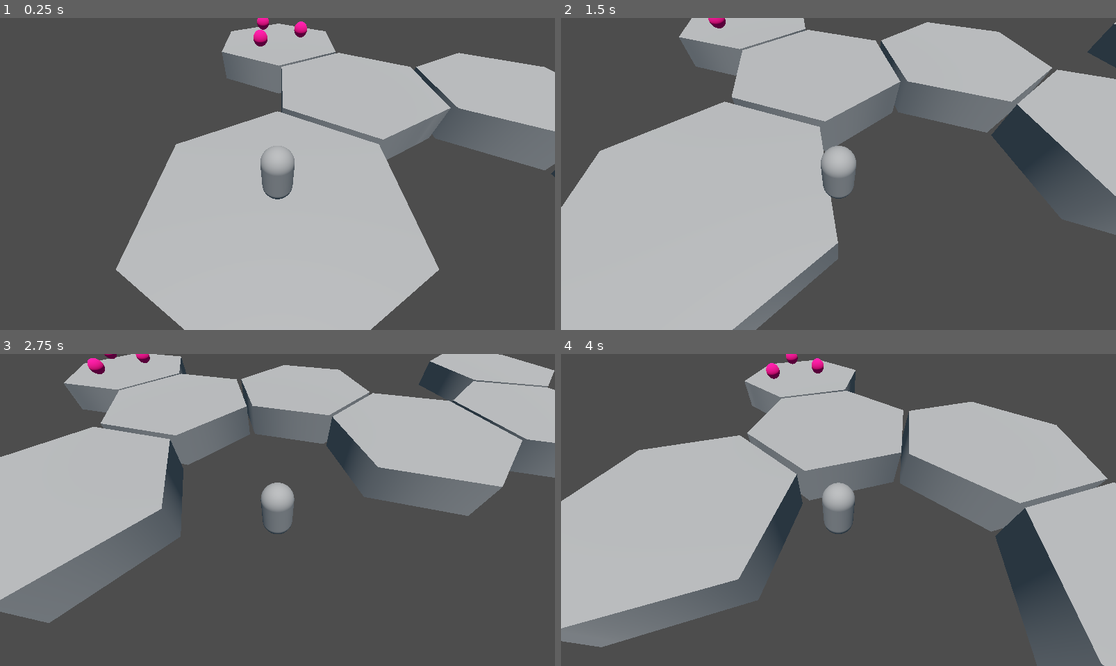
Above: before the commit, frames 1-4 (two rows, left to right).
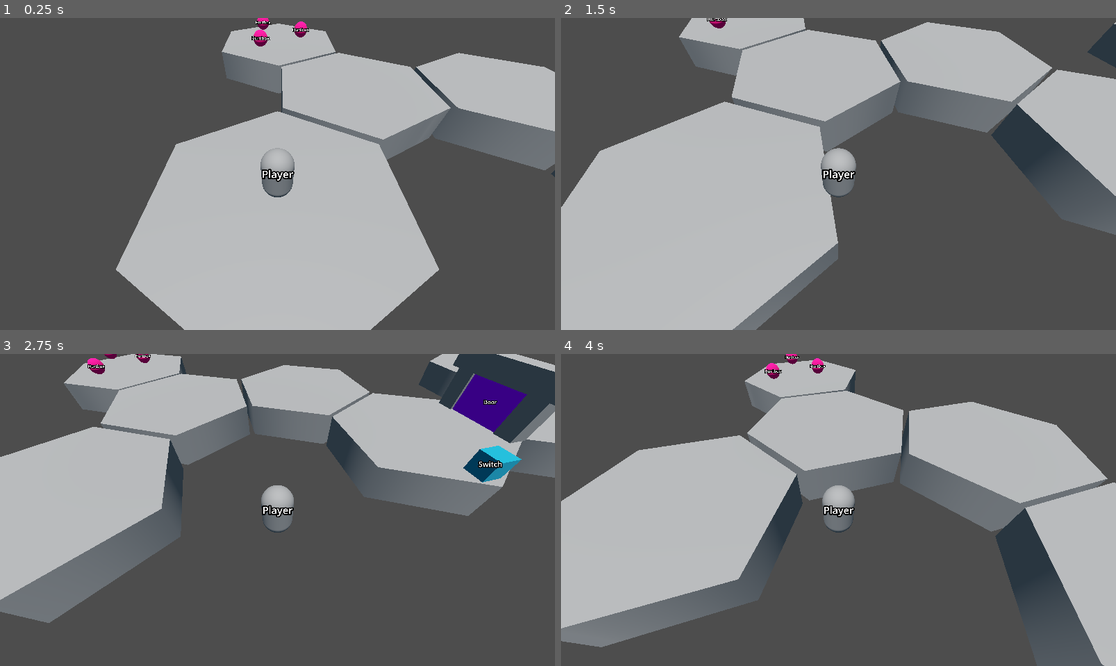
Above: after the commit, the same moments.

Repository: Acagamics/Acagame
Game: Godot game, scene res://scenes/game.tscn
The game is run twice, just before and just after one commit, with the same random seed, the same clock (stepped at 60 frames per second) and the same inputs.
Inputs:
- Up to frame 1 (0.25 s): no input
- Up to frame 2 (1.5 s): hold D (move_right) 0.53-1.28 s; hold S (move_down) from 1.28 s (still down)
- Up to frame 3 (2.75 s): release S (move_down) at 2.03 s; hold D (move_right) from 2.03 s (still down)
- Up to frame 4 (4 s): release D (move_right) at 2.78 s; hold W (move_up) 2.78-3.53 s; hold A (move_left) from 3.53 s (still down)

The runs differ from the first frame. In frame 1, 0.3% of the frame differs, in the area x 45-56%, y 0-59%; in frame 2, 0.3%; in frame 3, 5.3%, in the area x 15-100%, y 0-58%; in frame 4, 0.3%.

Commit message:
added door

Diff:
--- /dev/null
+++ b/code/door.gd
@@ -0,0 +1,4 @@
+extends Node3D
+
+func open():
+	$AnimationPlayer.play("open")
--- /dev/null
+++ b/code/switch.gd
@@ -0,0 +1,9 @@
+extends Area3D
+
+signal activate
+
+func _ready() -> void:
+	body_entered.connect(on_body_entered)
+
+func on_body_entered(body: Node3D):
+	activate.emit()
--- /dev/null
+++ b/scenes/debug_label.tscn
@@ -0,0 +1,9 @@
+[gd_scene format=3 uid="uid://bxkww14xjpfa6"]
+
+[node name="DebugLabel" type="Label3D"]
+transform = Transform3D(1, 0, 0, 0, 0.724858, 0.688899, 0, -0.688899, 0.724858, 0, 0, 0)
+billboard = 1
+no_depth_test = true
+text = "Player"
+font_size = 64
+outline_size = 32
--- /dev/null
+++ b/scenes/door.tscn
@@ -0,0 +1,86 @@
+[gd_scene load_steps=10 format=3 uid="uid://2syfxc5y7iaw"]
+
+[ext_resource type="Script" path="res://code/door.gd" id="1_t7c6s"]
+[ext_resource type="PackedScene" uid="uid://bxkww14xjpfa6" path="res://scenes/debug_label.tscn" id="2_ovscp"]
+
+[sub_resource type="StandardMaterial3D" id="StandardMaterial3D_ppchb"]
+albedo_color = Color(0.686275, 0.00392157, 0.992157, 1)
+
+[sub_resource type="BoxMesh" id="BoxMesh_vo6f6"]
+
+[sub_resource type="BoxShape3D" id="BoxShape3D_h0jn8"]
+size = Vector3(3.1, 2, 0.7)
+
+[sub_resource type="BoxMesh" id="BoxMesh_22rou"]
+
+[sub_resource type="ConcavePolygonShape3D" id="ConcavePolygonShape3D_wiqey"]
+data = PackedVector3Array(-0.5, 0.5, 0.5, 0.5, 0.5, 0.5, -0.5, -0.5, 0.5, 0.5, 0.5, 0.5, 0.5, -0.5, 0.5, -0.5, -0.5, 0.5, 0.5, 0.5, -0.5, -0.5, 0.5, -0.5, 0.5, -0.5, -0.5, -0.5, 0.5, -0.5, -0.5, -0.5, -0.5, 0.5, -0.5, -0.5, 0.5, 0.5, 0.5, 0.5, 0.5, -0.5, 0.5, -0.5, 0.5, 0.5, 0.5, -0.5, 0.5, -0.5, -0.5, 0.5, -0.5, 0.5, -0.5, 0.5, -0.5, -0.5, 0.5, 0.5, -0.5, -0.5, -0.5, -0.5, 0.5, 0.5, -0.5, -0.5, 0.5, -0.5, -0.5, -0.5, 0.5, 0.5, 0.5, -0.5, 0.5, 0.5, 0.5, 0.5, -0.5, -0.5, 0.5, 0.5, -0.5, 0.5, -0.5, 0.5, 0.5, -0.5, -0.5, -0.5, 0.5, 0.5, -0.5, 0.5, -0.5, -0.5, -0.5, 0.5, -0.5, 0.5, 0.5, -0.5, -0.5, -0.5, -0.5, -0.5)
+
+[sub_resource type="Animation" id="Animation_4m0bu"]
+resource_name = "open"
+tracks/0/type = "position_3d"
+tracks/0/imported = false
+tracks/0/enabled = true
+tracks/0/path = NodePath("Blockage")
+tracks/0/interp = 1
+tracks/0/loop_wrap = true
+tracks/0/keys = PackedFloat32Array(0, 1, 0, 1, 0, 1, 1, 0, 3, 0)
+
+[sub_resource type="AnimationLibrary" id="AnimationLibrary_ar1g8"]
+_data = {
+"open": SubResource("Animation_4m0bu")
+}
+
+[node name="Door" type="Node3D"]
+script = ExtResource("1_t7c6s")
+
+[node name="Blockage" type="RigidBody3D" parent="."]
+transform = Transform3D(1, 0, 0, 0, 1, 0, 0, 0, 1, 0, 1, 0)
+freeze = true
+freeze_mode = 1
+
+[node name="MeshInstance3D" type="MeshInstance3D" parent="Blockage"]
+transform = Transform3D(3.1, 0, 0, 0, 2, 0, 0, 0, 0.7, 0, 0, 0)
+material_override = SubResource("StandardMaterial3D_ppchb")
+mesh = SubResource("BoxMesh_vo6f6")
+skeleton = NodePath("../..")
+
+[node name="CollisionShape3D" type="CollisionShape3D" parent="Blockage"]
+shape = SubResource("BoxShape3D_h0jn8")
+
+[node name="DebugLabel" parent="Blockage" instance=ExtResource("2_ovscp")]
+text = "Door"
+
+[node name="Visuals" type="Node3D" parent="."]
+
+[node name="MeshInstance3D" type="MeshInstance3D" parent="Visuals"]
+transform = Transform3D(1, 0, 0, 0, 2, 0, 0, 0, 1, -2, 1, 0)
+mesh = SubResource("BoxMesh_22rou")
+
+[node name="StaticBody3D" type="StaticBody3D" parent="Visuals/MeshInstance3D"]
+
+[node name="CollisionShape3D" type="CollisionShape3D" parent="Visuals/MeshInstance3D/StaticBody3D"]
+shape = SubResource("ConcavePolygonShape3D_wiqey")
+
+[node name="MeshInstance3D2" type="MeshInstance3D" parent="Visuals"]
+transform = Transform3D(1, 0, 0, 0, 2, 0, 0, 0, 1, 2, 1, 0)
+mesh = SubResource("BoxMesh_22rou")
+
+[node name="StaticBody3D" type="StaticBody3D" parent="Visuals/MeshInstance3D2"]
+
+[node name="CollisionShape3D" type="CollisionShape3D" parent="Visuals/MeshInstance3D2/StaticBody3D"]
+shape = SubResource("ConcavePolygonShape3D_wiqey")
+
+[node name="MeshInstance3D3" type="MeshInstance3D" parent="Visuals"]
+transform = Transform3D(6, 0, 0, 0, 1, 0, 0, 0, 1, 0, 2.5, 0)
+mesh = SubResource("BoxMesh_22rou")
+
+[node name="StaticBody3D" type="StaticBody3D" parent="Visuals/MeshInstance3D3"]
+
+[node name="CollisionShape3D" type="CollisionShape3D" parent="Visuals/MeshInstance3D3/StaticBody3D"]
+shape = SubResource("ConcavePolygonShape3D_wiqey")
+
+[node name="AnimationPlayer" type="AnimationPlayer" parent="."]
+libraries = {
+"": SubResource("AnimationLibrary_ar1g8")
+}
--- a/scenes/game.tscn
+++ b/scenes/game.tscn
@@ -1,8 +1,10 @@
-[gd_scene load_steps=7 format=3 uid="uid://b51ha0wsiwdnk"]
+[gd_scene load_steps=9 format=3 uid="uid://b51ha0wsiwdnk"]
 
 [ext_resource type="Script" path="res://code/CameraFollow.gd" id="1_vlvop"]
 [ext_resource type="PackedScene" uid="uid://c6clkgmt6mj40" path="res://scenes/player.tscn" id="1_yng7m"]
 [ext_resource type="PackedScene" uid="uid://b76s2ejf37q5n" path="res://scenes/hurtbox.tscn" id="3_un0dl"]
+[ext_resource type="PackedScene" uid="uid://dsbdqf2nvyuch" path="res://scenes/switch.tscn" id="4_qip34"]
+[ext_resource type="PackedScene" uid="uid://2syfxc5y7iaw" path="res://scenes/door.tscn" id="5_gedo6"]
 
 [sub_resource type="WorldBoundaryShape3D" id="WorldBoundaryShape3D_swsi7"]
 
@@ -83,3 +85,11 @@
 
 [node name="WorldEnvironment" type="WorldEnvironment" parent="."]
 environment = SubResource("Environment_ktnj1")
+
+[node name="Switch" parent="." instance=ExtResource("4_qip34")]
+transform = Transform3D(1, 0, 0, 0, 1, 0, 0, 0, 1, 18, 0.5, 4)
+
+[node name="Door" parent="." instance=ExtResource("5_gedo6")]
+transform = Transform3D(-4.37114e-08, 0, -1, 0, 1, 0, 1, 0, -4.37114e-08, 22, 0, 0)
+
+[connection signal="activate" from="Switch" to="Door" method="open"]
--- a/scenes/hurtbox.tscn
+++ b/scenes/hurtbox.tscn
@@ -1,6 +1,7 @@
-[gd_scene load_steps=5 format=3 uid="uid://b76s2ejf37q5n"]
+[gd_scene load_steps=6 format=3 uid="uid://b76s2ejf37q5n"]
 
 [ext_resource type="Script" path="res://code/hurtbox.gd" id="1_dtgdv"]
+[ext_resource type="PackedScene" uid="uid://bxkww14xjpfa6" path="res://scenes/debug_label.tscn" id="2_ou7v5"]
 
 [sub_resource type="SphereShape3D" id="SphereShape3D_pi1ob"]
 
@@ -18,3 +19,6 @@
 [node name="MeshInstance3D" type="MeshInstance3D" parent="."]
 material_override = SubResource("StandardMaterial3D_pkjtr")
 mesh = SubResource("SphereMesh_ri1f4")
+
+[node name="DebugLabel" parent="." instance=ExtResource("2_ou7v5")]
+text = "Hurtbox"
--- a/scenes/player.tscn
+++ b/scenes/player.tscn
@@ -1,14 +1,18 @@
-[gd_scene load_steps=7 format=3 uid="uid://c6clkgmt6mj40"]
+[gd_scene load_steps=8 format=3 uid="uid://c6clkgmt6mj40"]
 
 [ext_resource type="Script" path="res://code/player.gd" id="1_mp6gu"]
 [ext_resource type="Script" path="res://code/Hitbox.gd" id="2_i6eom"]
+[ext_resource type="PackedScene" uid="uid://bxkww14xjpfa6" path="res://scenes/debug_label.tscn" id="2_mrx3p"]
 [ext_resource type="Script" path="res://code/Hp.gd" id="2_t6o4p"]
 
 [sub_resource type="CapsuleMesh" id="CapsuleMesh_a6ck7"]
+height = 1.8
 
 [sub_resource type="CapsuleShape3D" id="CapsuleShape3D_1rvxm"]
+height = 1.8
 
 [sub_resource type="CapsuleShape3D" id="CapsuleShape3D_rvqs5"]
+radius = 0.6
 
 [node name="Player" type="CharacterBody3D"]
 script = ExtResource("1_mp6gu")
@@ -16,6 +20,8 @@
 
 [node name="MeshInstance3D" type="MeshInstance3D" parent="."]
 mesh = SubResource("CapsuleMesh_a6ck7")
+
+[node name="DebugLabel" parent="MeshInstance3D" instance=ExtResource("2_mrx3p")]
 
 [node name="CollisionShape3D" type="CollisionShape3D" parent="."]
 shape = SubResource("CapsuleShape3D_1rvxm")
--- /dev/null
+++ b/scenes/switch.tscn
@@ -0,0 +1,24 @@
+[gd_scene load_steps=6 format=3 uid="uid://dsbdqf2nvyuch"]
+
+[ext_resource type="Script" path="res://code/switch.gd" id="1_5j5vg"]
+[ext_resource type="PackedScene" uid="uid://bxkww14xjpfa6" path="res://scenes/debug_label.tscn" id="1_silsh"]
+
+[sub_resource type="BoxShape3D" id="BoxShape3D_k27tm"]
+
+[sub_resource type="StandardMaterial3D" id="StandardMaterial3D_md8eo"]
+albedo_color = Color(0, 0.568627, 0.694118, 1)
+
+[sub_resource type="BoxMesh" id="BoxMesh_ys3s1"]
+
+[node name="Switch" type="Area3D"]
+script = ExtResource("1_5j5vg")
+
+[node name="CollisionShape3D" type="CollisionShape3D" parent="."]
+shape = SubResource("BoxShape3D_k27tm")
+
+[node name="MeshInstance3D" type="MeshInstance3D" parent="."]
+material_override = SubResource("StandardMaterial3D_md8eo")
+mesh = SubResource("BoxMesh_ys3s1")
+
+[node name="DebugLabel" parent="." instance=ExtResource("1_silsh")]
+text = "Switch"
